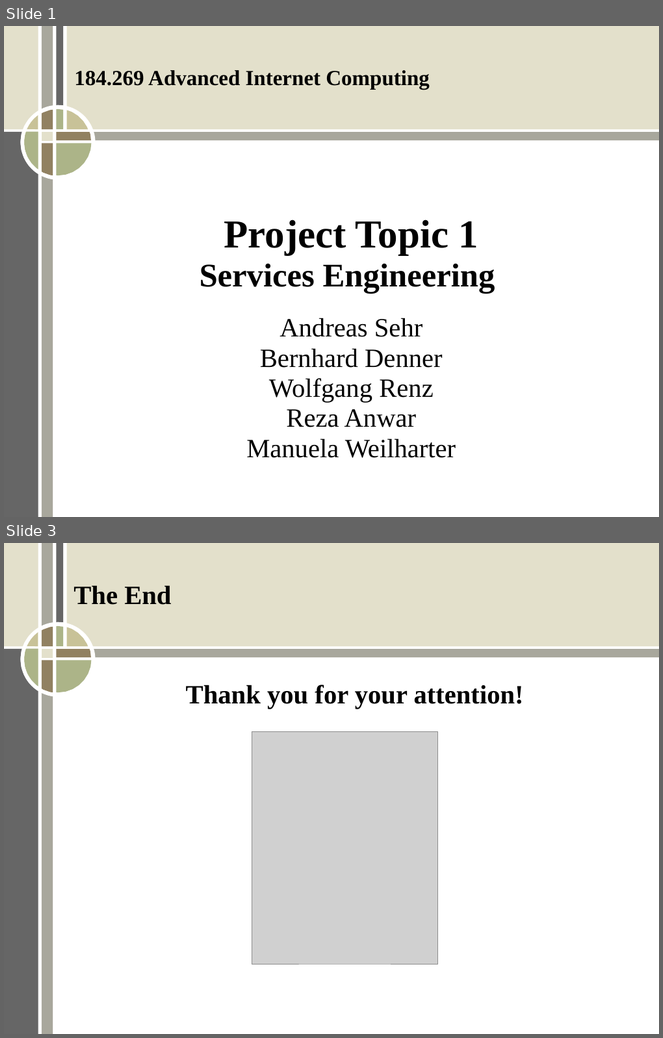
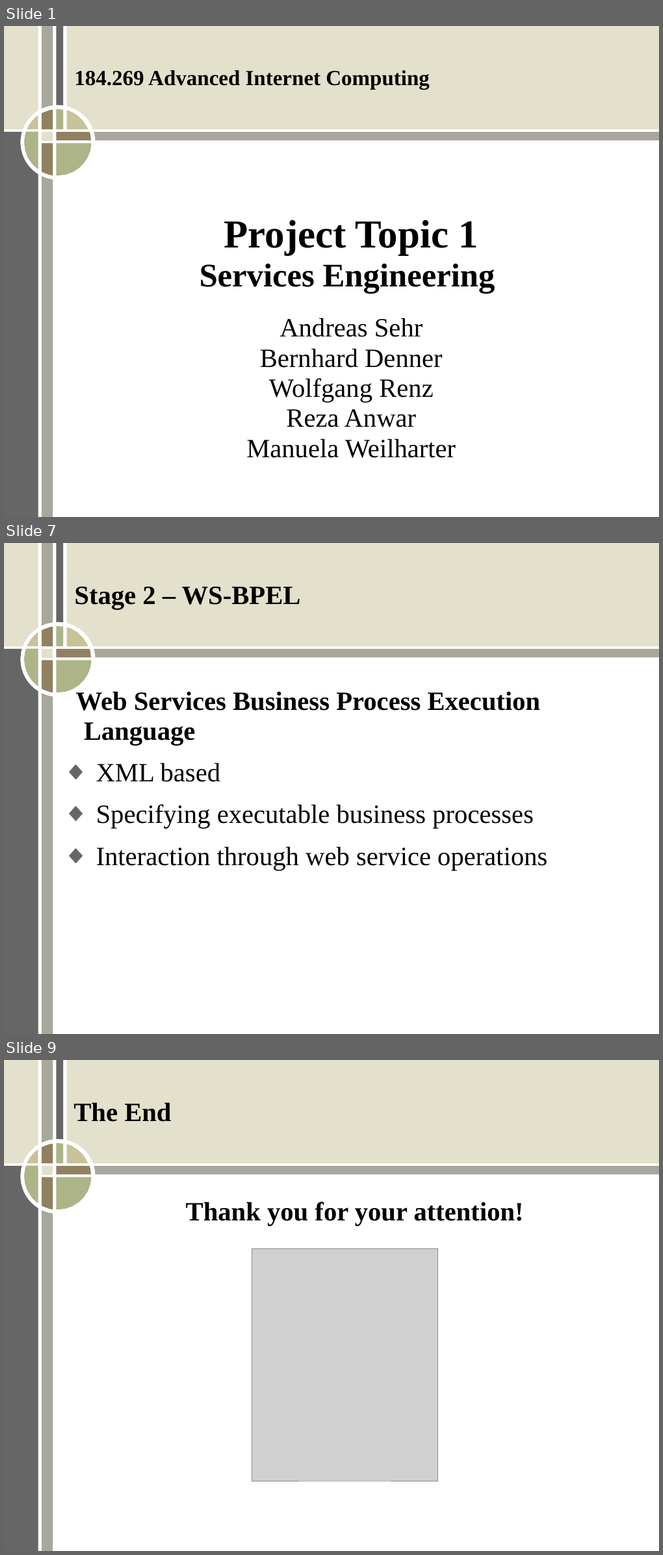
Before and after one commit to ERit/aic_group2_topic1, a slide deck: Stage2.ppt. Shown one above the other, each under a label of ours: slides 1 and 3 before the commit, slides 1, 7 and 9 after it; the slides between them are not shown. The pictures are 663x1038 and 663x1555 pixels, drawn with LibreOffice and Linux fonts; fonts in the diff are those of the drawing; grey boxes stand for pictures. Boxes give left, top, right and bottom in pixels: in the first picture for what was removed or moved away, otherwise in the second. Text is boxed around its words. In the diff, an @@ line names an element or a change of style, - is before the commit and + after.

Commit message:
ppt so far

```diff
--- a/Stage2.ppt
+++ b/Stage2.ppt
@@ slide 7 added at <box>4,543,659,1034</box>, background #FFFFFF; not listed: 17 template elements that a slide beside it also shows @@
@@ text added at <box>74,587,301,609</box>, 32 pt, text #000000, bold @@
+Stage 2 – WS-BPEL
@@ text added at <box>76,691,547,871</box>, 32 pt, text #000000 @@
+Web Services Business Process Execution Language
+◆ XML based
+◆ Specifying executable business processes
+◆ Interaction through web service operations
@@ what was slide 3 is now slide 9 @@
```
Also in this commit, not shown: 6 other slides added, 1 slide removed.
